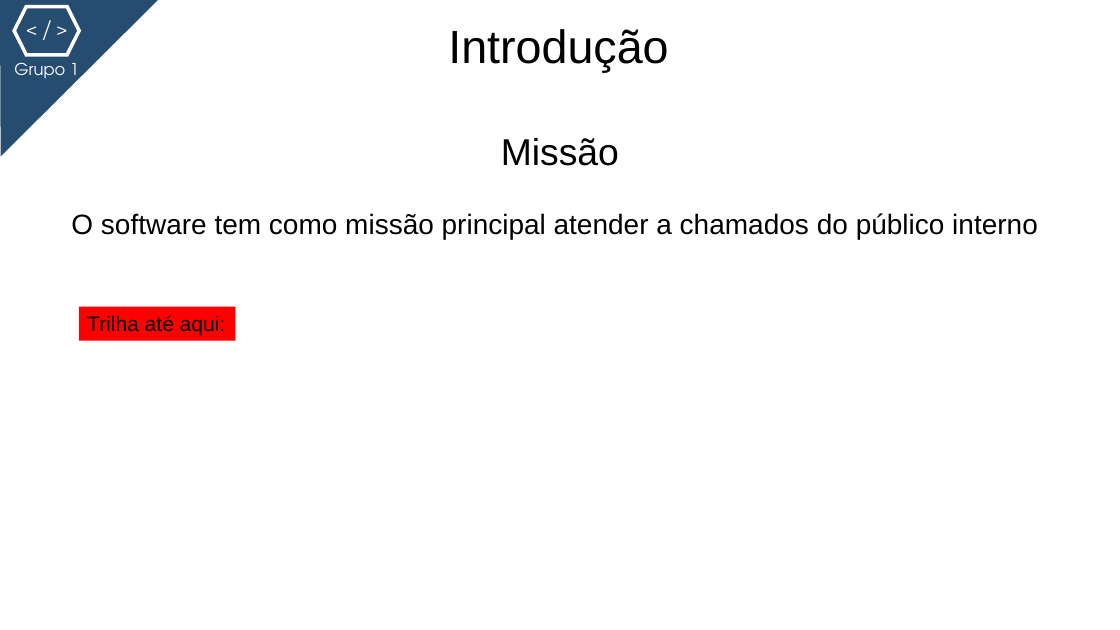
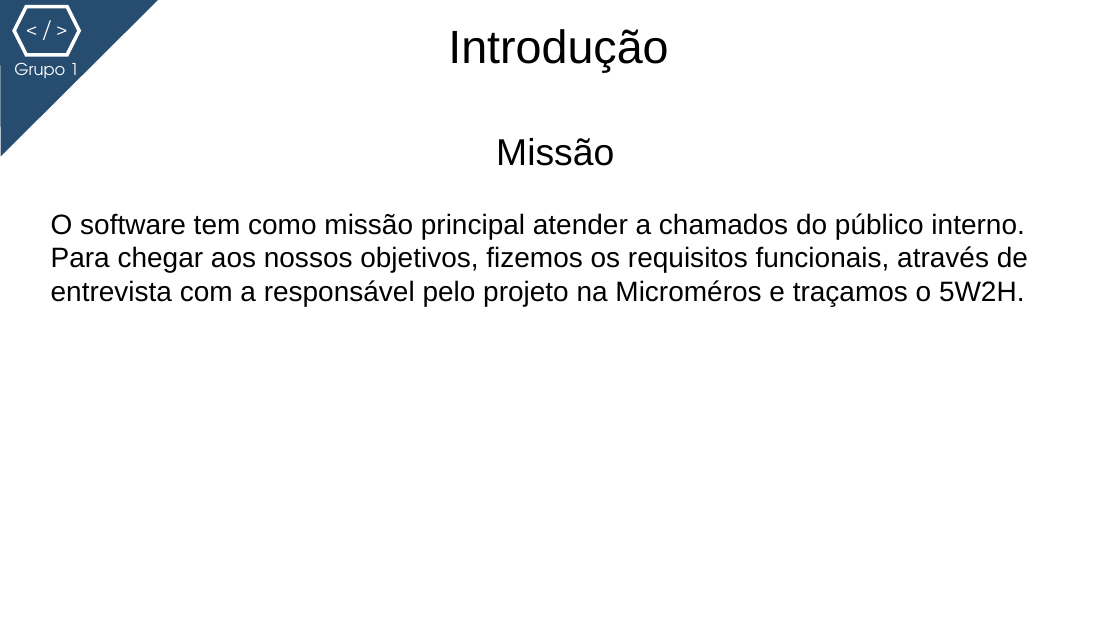
Before and after one commit to bernalourodri/Grupo1, a slide deck: slide 2 of AP1_pos_feedback.pptx. Drawn at 1120x630 pixels with LibreOffice and Linux fonts; fonts in the diff are those of the drawing. Boxes give left, top, right and bottom in pixels: in the first picture for what was removed or moved away, otherwise in the second. Text is boxed around its words. In the diff, an @@ line names an element or a change of style, - is before the commit and + after.

```diff
--- a/AP1_pos_feedback.pptx
+++ b/AP1_pos_feedback.pptx
@@ text "Missão": place and size @@
-text "Missão" at <box>71,138,1038,239</box>
+text "Missão" at <box>51,138,1028,306</box>
@@ text at <box>51,213,1028,306</box>: text changed @@
-O software tem como missão principal atender a chamados do público interno
+O software tem como missão principal atender a chamados do público interno. Para chegar aos nossos objetivos, fizemos os requisitos funcionais, através de entrevista com a responsável pelo projeto na Microméros e traçamos o 5W2H.
@@ rectangle removed at <box>79,307,235,340</box> @@
-Trilha até aqui:
```
Also in this commit, not shown: 1 other slide changed.
